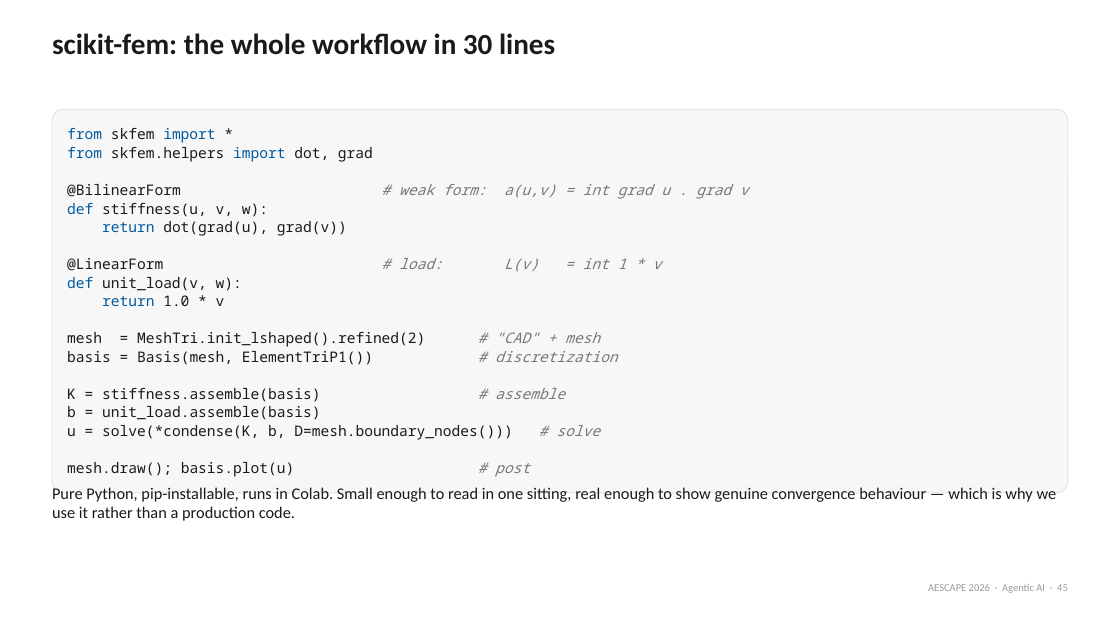
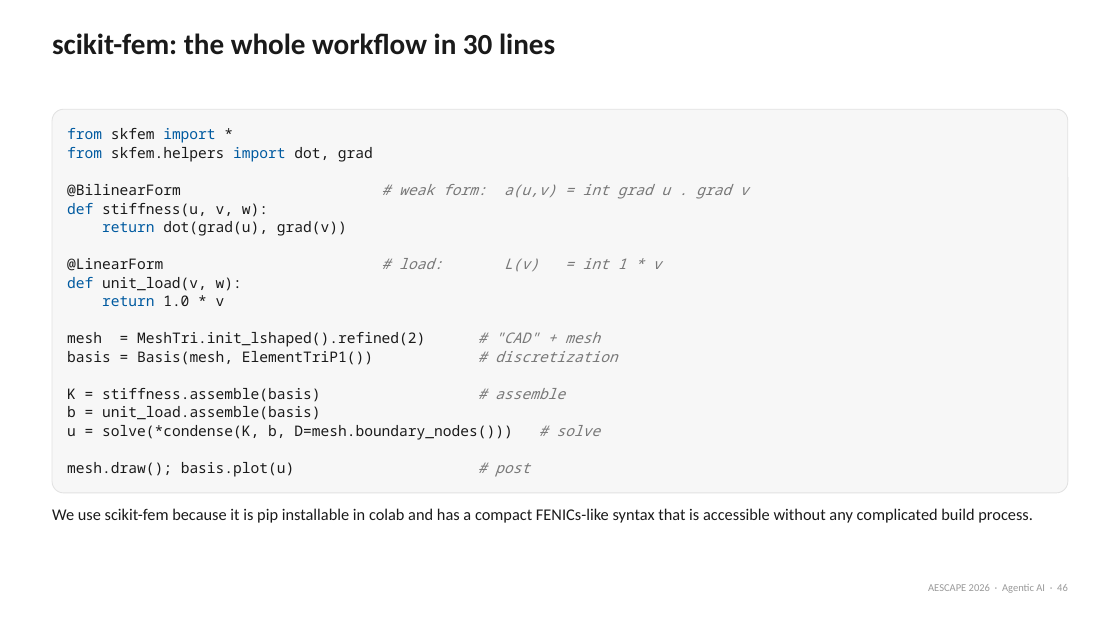
Before and after one commit to natrask/AESCAPE, a slide deck: slide 46 of slides/agentic_ai_intro.pptx (slide 45 before the commit). Drawn at 1120x630 pixels with LibreOffice and Linux fonts; fonts in the diff are those of the drawing. Boxes give left, top, right and bottom in pixels: in the first picture for what was removed or moved away, otherwise in the second. Text is boxed around its words. In the diff, an @@ line names an element or a change of style, - is before the commit and + after.

```diff
--- a/slides/agentic_ai_intro.pptx
+++ b/slides/agentic_ai_intro.pptx
@@ text at bbox=[52, 508, 1033, 523]: text changed @@
-Pure Python, pip-installable, runs in Colab. Small enough to read in one sitting, real enough to show genuine convergence behaviour — which is why we use it rather than a production code.
+We use scikit-fem because it is pip installable in colab and has a compact FENICs-like syntax that is accessible without any complicated build process.
```
Also in this commit, not shown: 23 other slides changed, 10 slides added, 17 slides removed, 1 other file.
